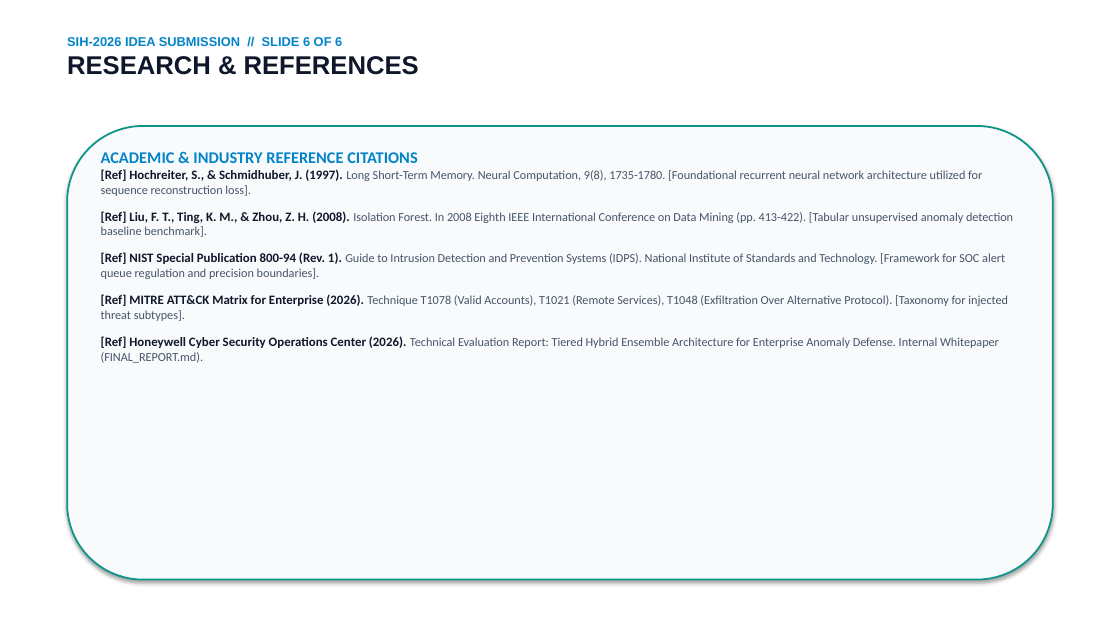
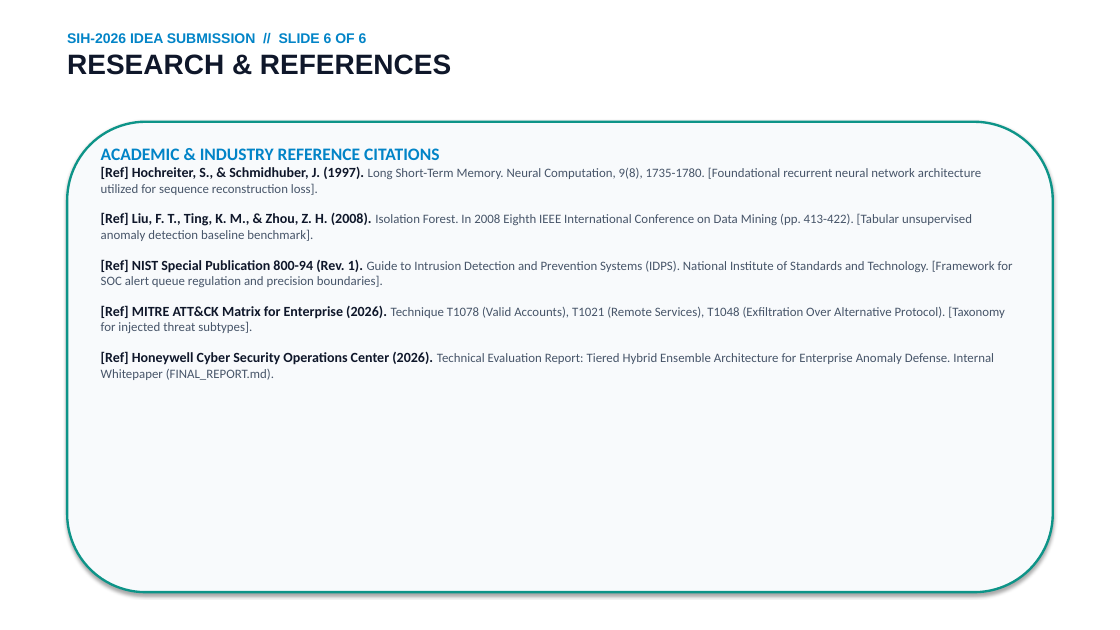
Before and after one commit to irajverma/Honeywell, a slide deck: slide 6 of docs/SentinelAI_SIH_Presentation.pptx. Drawn at 1120x630 pixels with LibreOffice and Linux fonts; fonts in the diff are those of the drawing. Boxes give left, top, right and bottom in pixels: in the first picture for what was removed or moved away, otherwise in the second. Text is boxed around its words. In the diff, an @@ line names an element or a change of style, - is before the commit and + after.

```diff
--- a/docs/SentinelAI_SIH_Presentation.pptx
+++ b/docs/SentinelAI_SIH_Presentation.pptx
@@ text "SIH-2026 IDEA SUBMISSION // SLIDE ..." at [67, 33, 451, 75]: size 11 to 12 pt in "SIH-2026 IDEA SUBMISSION // SLIDE 6 OF ..."; size 22 to 24 pt in "RESEARCH & REFERENCES" @@
@@ rounded rectangle: place and size @@
-rounded rectangle at [67, 126, 1053, 580]
+rounded rectangle at [67, 122, 1053, 592]
@@ rounded rectangle at [67, 122, 1053, 592]: outline #0D9488 1.5 pt to #0D9488 2 pt @@
@@ text "ACADEMIC & INDUSTRY REFERENCE CITATIONS" at [101, 148, 1013, 380]: size 14 to 15 pt in "ACADEMIC & INDUSTRY REFERENCE CITATIONS"; size 11 to 12 pt in "[Ref] Hochreiter, S., & Schmidhuber, J. (1997).", "[Ref] Liu, F. T., Ting, K. M., ...", "[Ref] NIST Special Publication 800-94 (Rev. 1).", "[Ref] MITRE ATT&CK Matrix for Enterprise (2026)." and 1 more places; size 10.5 to 11 pt in "Long Short-Term Memory. Neural Computation, 9(8), 1735-1780. ...", "Isolation Forest. In 2008 Eighth IEEE International ...", "Guide to Intrusion Detection and Prevention Systems ...", "Technique T1078 (Valid Accounts), T1021 (Remote Services), ..." and 1 more places; more space between paragraphs @@
```
Also in this commit, not shown: 5 other slides changed, 1 other file.
